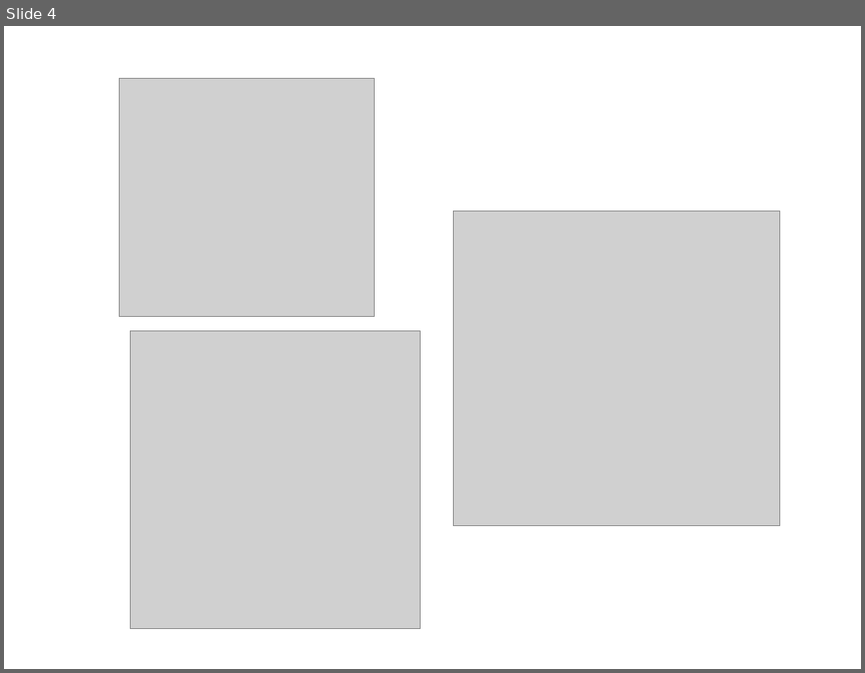
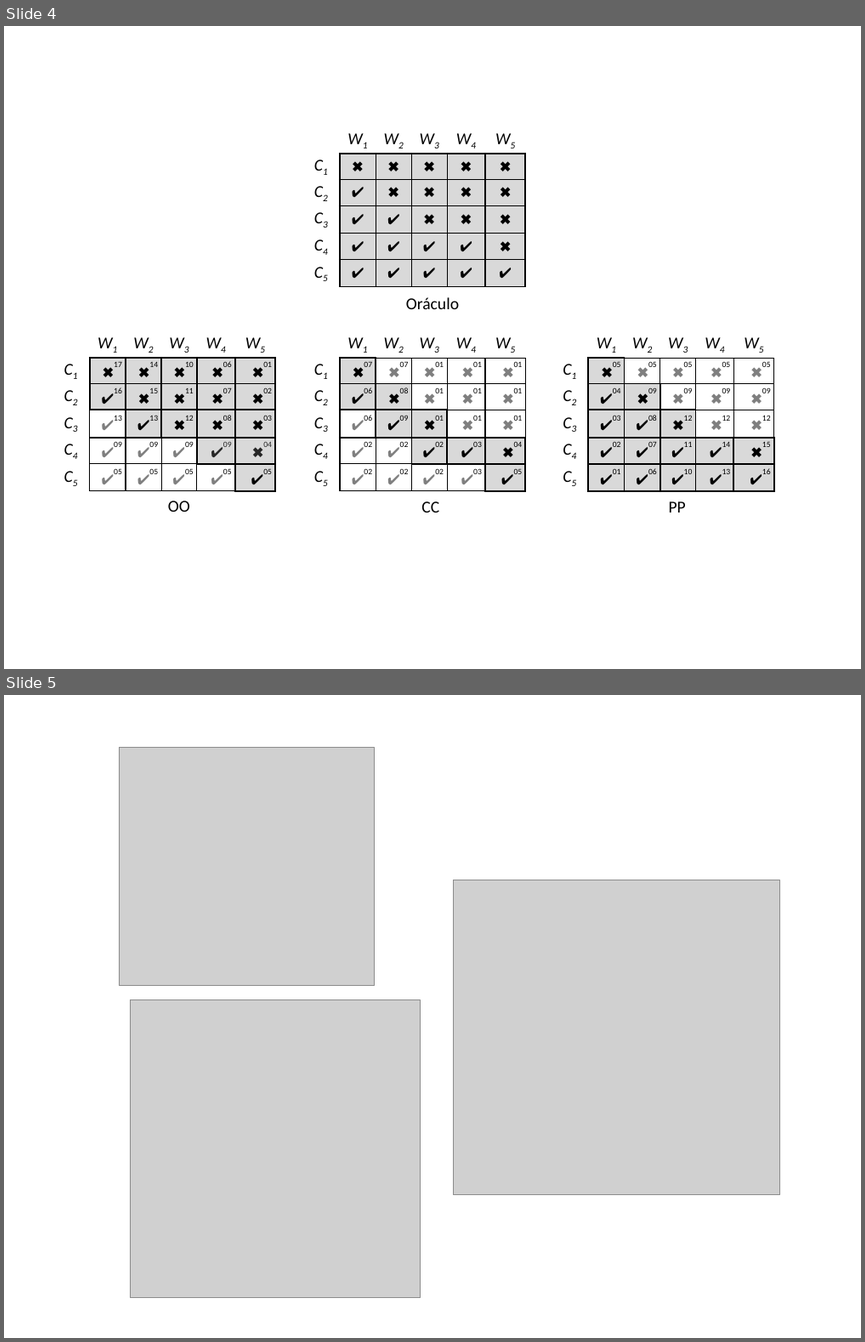
Before and after one commit to marcelocg/Dissertacao, a slide deck: Diagramas/cloud-capacitor-figuras.pptx. Shown one above the other, each under a label of ours: slide 4 before the commit, slides 4 and 5 after it. The pictures are 865x673 and 865x1342 pixels, drawn with LibreOffice and Linux fonts; fonts in the diff are those of the drawing; grey boxes stand for pictures. Boxes give left, top, right and bottom in pixels: in the first picture for what was removed or moved away, otherwise in the second. Text is boxed around its words. In the diff, an @@ line names an element or a change of style, - is before the commit and + after.

```diff
--- a/Diagramas/cloud-capacitor-figuras.pptx
+++ b/Diagramas/cloud-capacitor-figuras.pptx
@@ slide 4 added at (4, 26, 861, 669), background #FFFFFF @@
@@ table added at (302, 127, 526, 287), 6 rows, 6 columns @@
+ | W1 | W2 | W3 | W4 | W5
+C1 | ✖ | ✖ | ✖ | ✖ | ✖
+C2 | ✔ | ✖ | ✖ | ✖ | ✖
+C3 | ✔ | ✔ | ✖ | ✖ | ✖
+C4 | ✔ | ✔ | ✔ | ✔ | ✖
+C5 | ✔ | ✔ | ✔ | ✔ | ✔
@@ text added at (406, 297, 459, 309), 14 pt, text #000000 @@
+Oráculo
@@ table added at (52, 331, 276, 491), 6 rows, 6 columns @@
+ | W1 | W2 | W3 | W4 | W5
+C1 | ✖17 | ✖14 | ✖10 | ✖06 | ✖01
+C2 | ✔16 | ✖15 | ✖11 | ✖07 | ✖02
+C3 | ✔13 | ✔13 | ✖12 | ✖08 | ✖03
+C4 | ✔09 | ✔09 | ✔09 | ✔09 | ✖04
+C5 | ✔05 | ✔05 | ✔05 | ✔05 | ✔05
@@ table added at (302, 331, 526, 491), 6 rows, 6 columns @@
+ | W1 | W2 | W3 | W4 | W5
+C1 | ✖07 | ✖07 | ✖01 | ✖01 | ✖01
+C2 | ✔06 | ✖08 | ✖01 | ✖01 | ✖01
+C3 | ✔06 | ✔09 | ✖01 | ✖01 | ✖01
+C4 | ✔02 | ✔02 | ✔02 | ✔03 | ✖04
+C5 | ✔02 | ✔02 | ✔02 | ✔03 | ✔05
@@ table added at (551, 331, 774, 491), 6 rows, 6 columns @@
+ | W1 | W2 | W3 | W4 | W5
+C1 | ✖05 | ✖05 | ✖05 | ✖05 | ✖05
+C2 | ✔04 | ✖09 | ✖09 | ✖09 | ✖09
+C3 | ✔03 | ✔08 | ✖12 | ✖12 | ✖12
+C4 | ✔02 | ✔07 | ✔11 | ✔14 | ✖15
+C5 | ✔01 | ✔06 | ✔10 | ✔13 | ✔16
@@ text added at (168, 500, 190, 511), 14 pt, text #000000 @@
+OO
@@ text added at (421, 501, 439, 512), 14 pt, text #000000 @@
+CC
@@ text added at (669, 501, 686, 512), 14 pt, text #000000 @@
+PP
@@ what was slide 4 is now slide 5 @@
```
Also in this commit, not shown: 3 slides changed, 5 other files.
